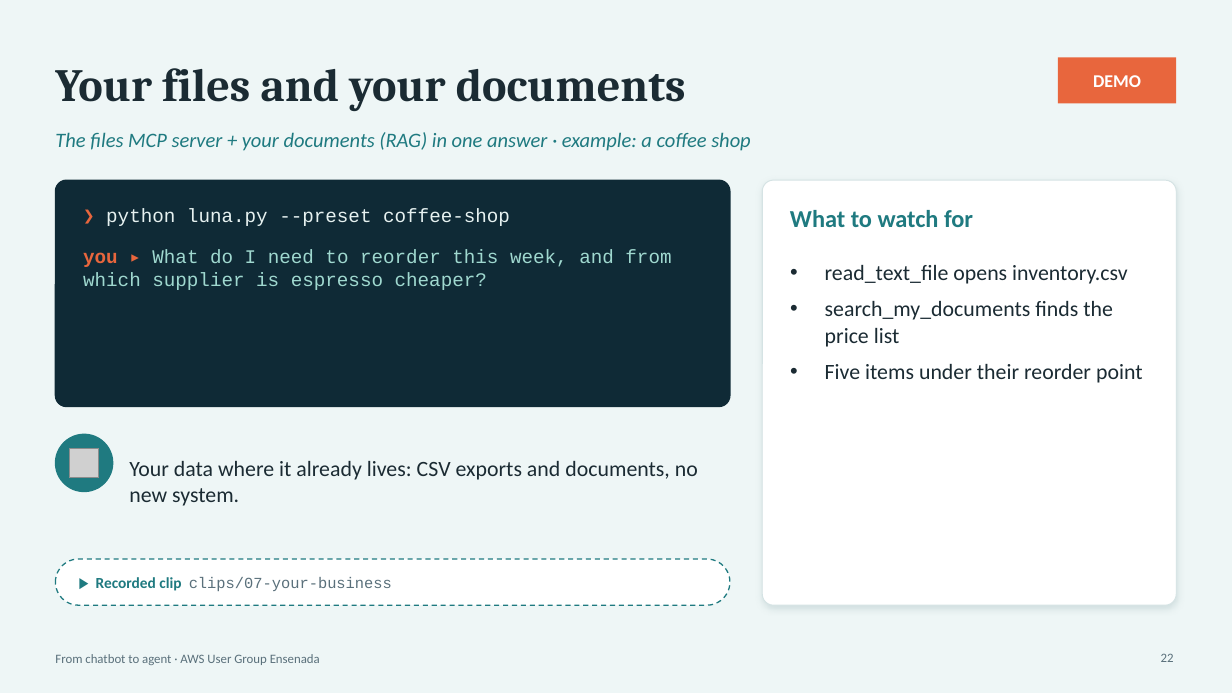
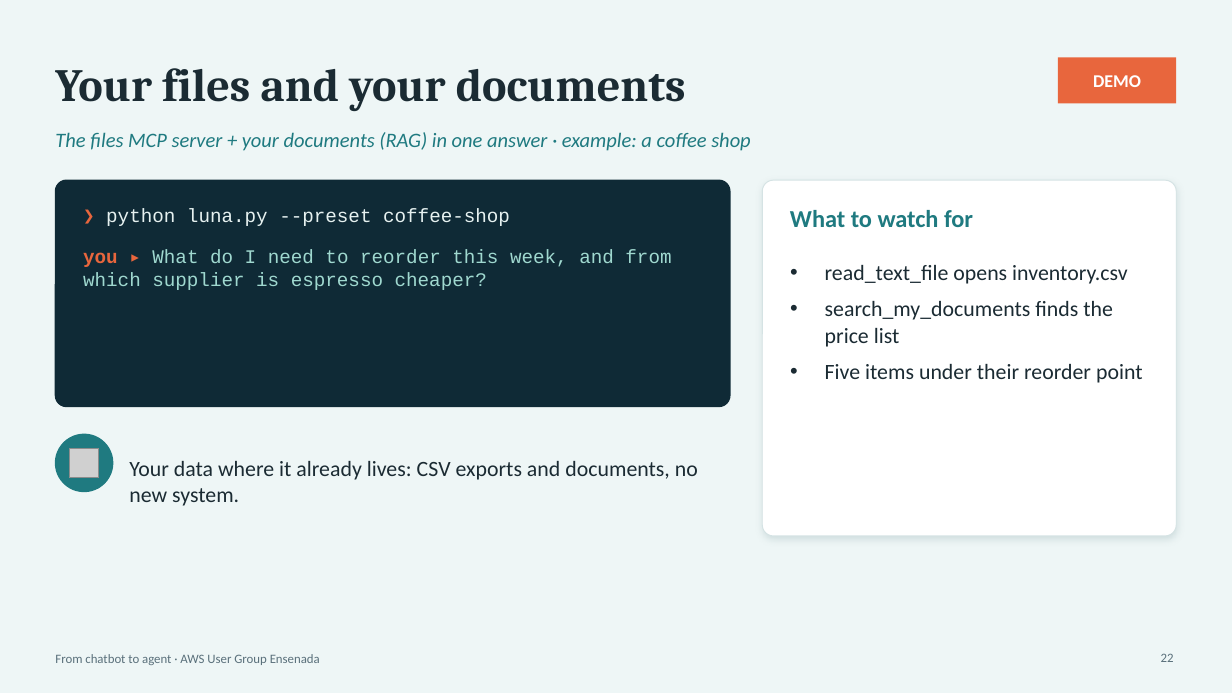
Before and after one commit to aws-ug-ensenada/claude-on-aws-ensenada, a slide deck: slide 22 of docs/slides/claude-on-aws-ensenada.pptx. Drawn at 1232x693 pixels with LibreOffice and Linux fonts; fonts in the diff are those of the drawing; grey boxes stand for pictures. Boxes give left, top, right and bottom in pixels: in the first picture for what was removed or moved away, otherwise in the second. Text is boxed around its words. In the diff, an @@ line names an element or a change of style, - is before the commit and + after.

```diff
--- a/docs/slides/claude-on-aws-ensenada.pptx
+++ b/docs/slides/claude-on-aws-ensenada.pptx
@@ rounded rectangle: place and size @@
-rounded rectangle at <box>762,180,1177,605</box>
+rounded rectangle at <box>762,180,1177,536</box>
@@ rounded rectangle at <box>762,180,1177,536</box>: proportions changed @@
@@ rounded rectangle removed at <box>55,559,730,605</box> @@
@@ text removed at <box>96,577,392,591</box> @@
-▶ Recorded clip clips/07-your-business
```
Also in this commit, not shown: 9 other slides changed, 3 other files.
